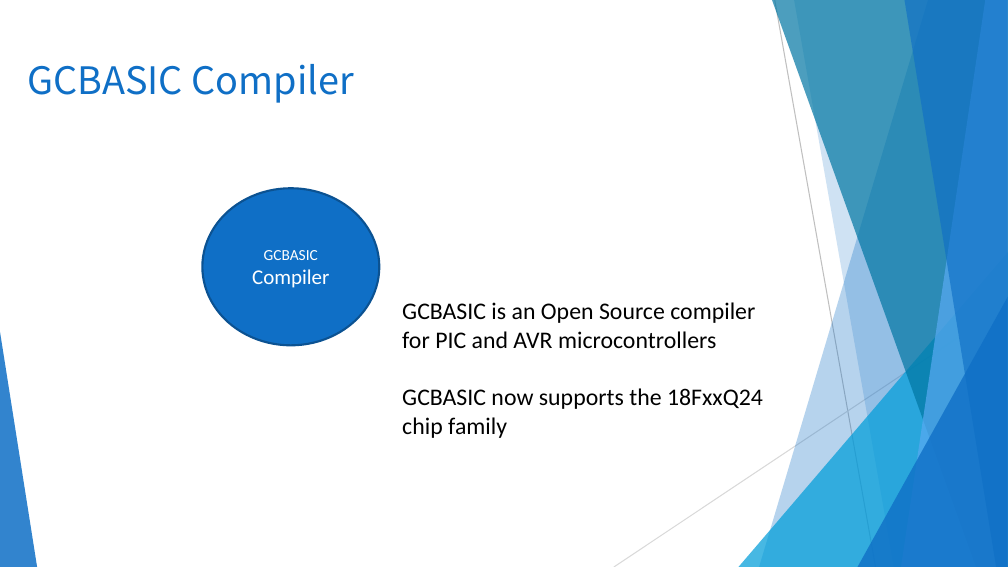
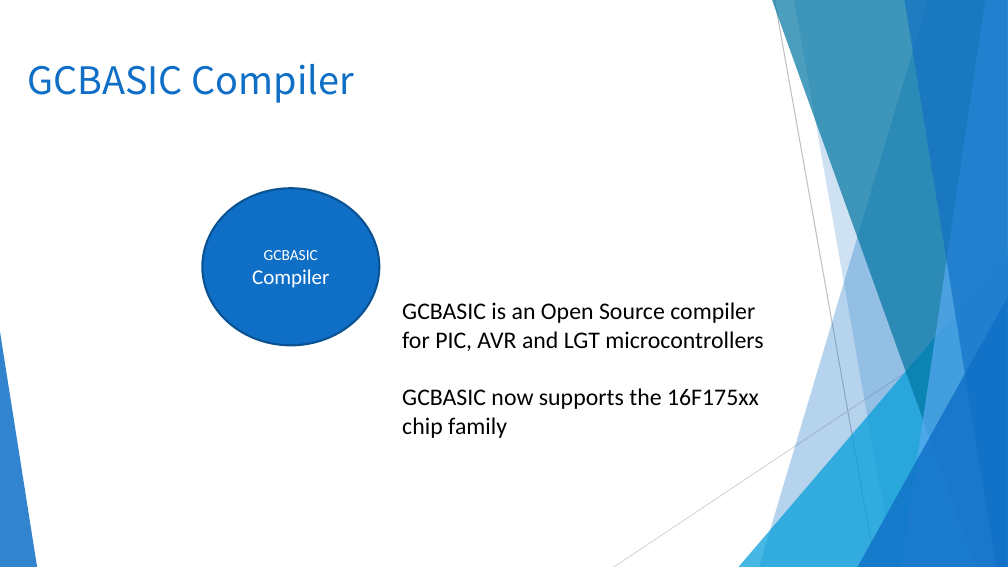
Before and after one commit to GreatCowBASIC/Demonstration_Sources, a slide deck: slide 6 of Vendor_Boards/Great_Cow_Basic_Demo_Board/16F17556_chiprange_demonstrations/tutorials/GCBASIC_Part2.pptx. Drawn at 1008x567 pixels with LibreOffice and Linux fonts; fonts in the diff are those of the drawing; background and template pictures are left out. Boxes give left, top, right and bottom in pixels: in the first picture for what was removed or moved away, otherwise in the second. Text is boxed around its words. In the diff, an @@ line names an element or a change of style, - is before the commit and + after.

```diff
--- a/Vendor_Boards/Great_Cow_Basic_Demo_Board/16F17556_chiprange_demonstrations/tutorials/GCBASIC_Part2.pptx
+++ b/Vendor_Boards/Great_Cow_Basic_Demo_Board/16F17556_chiprange_demonstrations/tutorials/GCBASIC_Part2.pptx
@@ text at [402, 302, 763, 438]: text changed @@
-GCBASIC is an Open Source compiler for PIC and AVR microcontrollers
-GCBASIC now supports the 18FxxQ24 chip family
+GCBASIC is an Open Source compiler for PIC, AVR and LGT microcontrollers
+GCBASIC now supports the 16F175xx chip family
```
Also in this commit, not shown: 9 other slides changed, 1 slide added, 31 other files.
